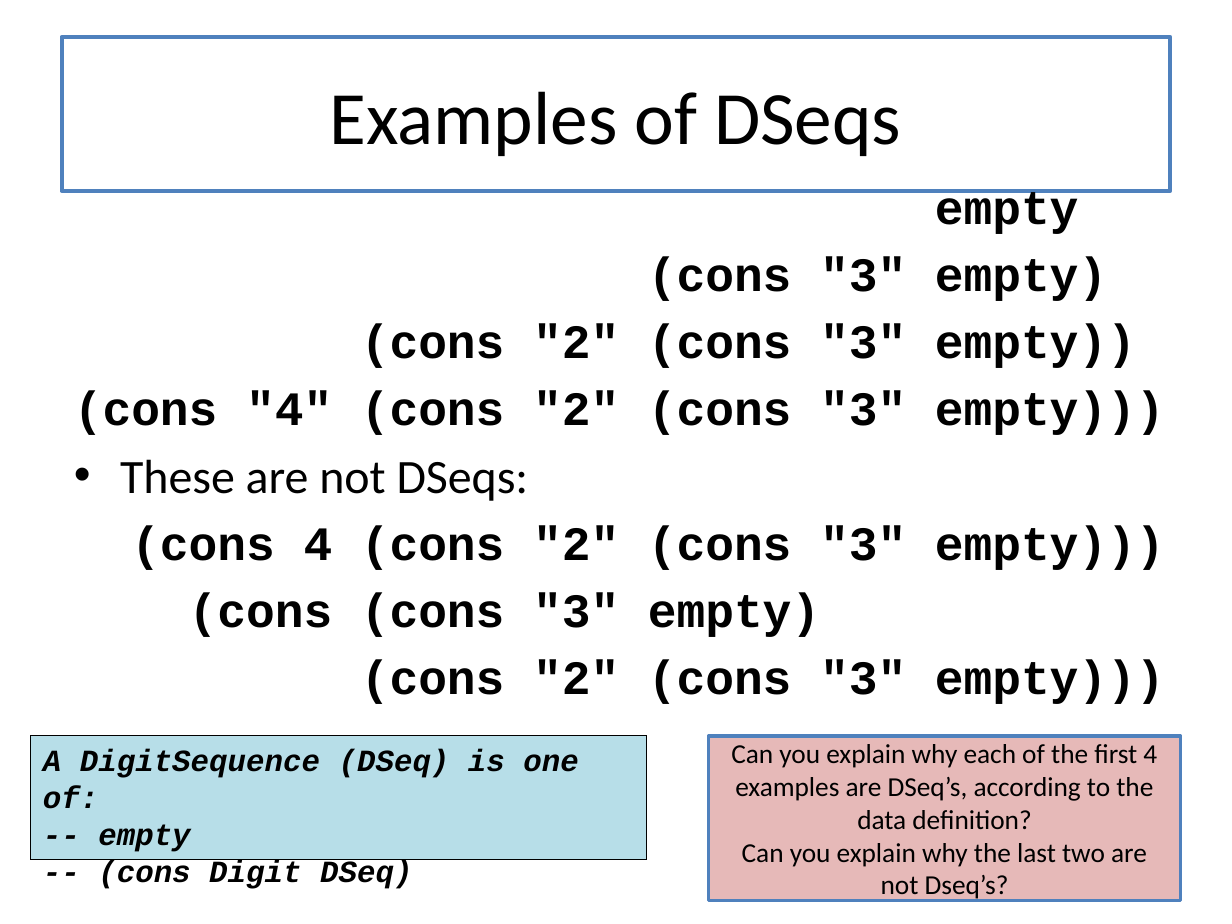
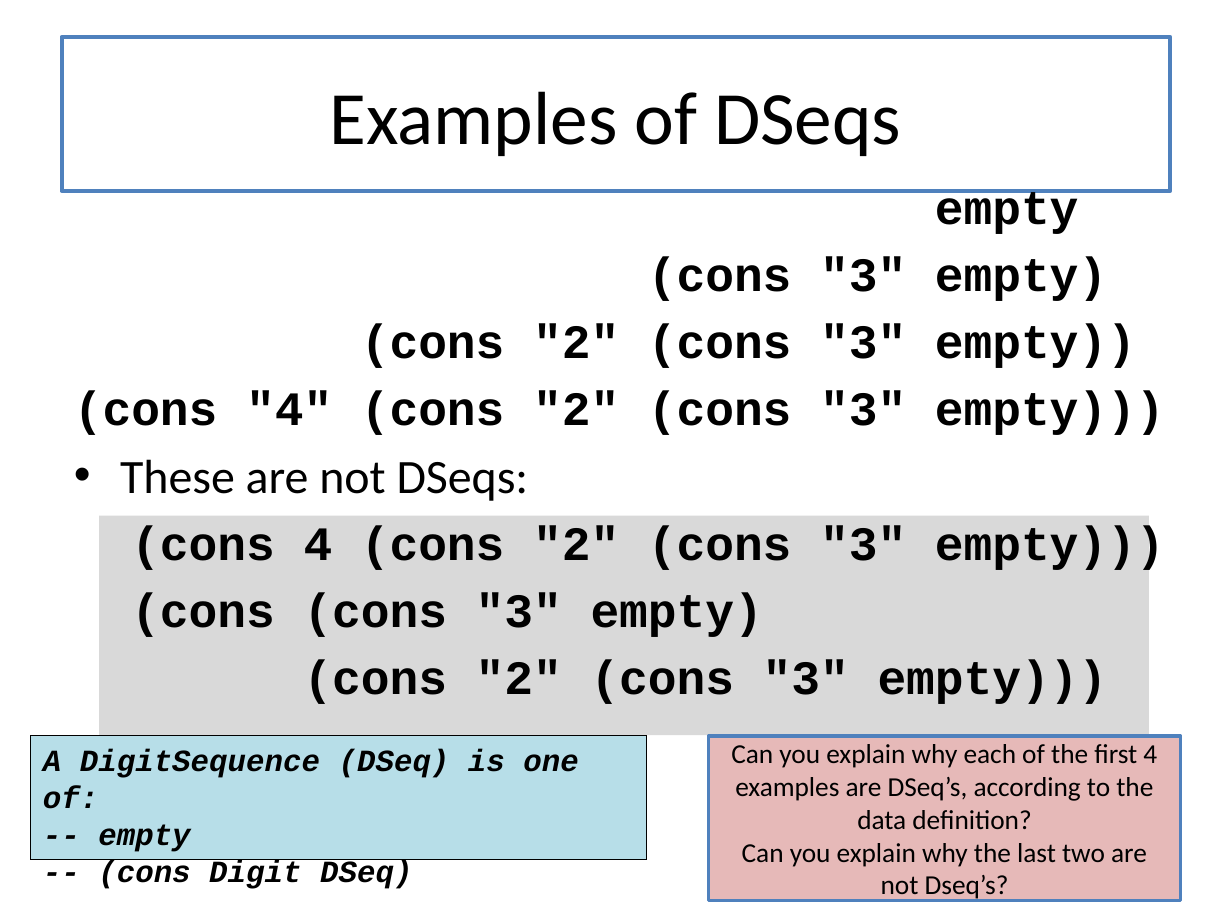
Before and after one commit to mwand/cs5010f17, a slide deck: slide 10 of Slides/Lesson 4.1 Lists.pptx. Drawn at 1232x924 pixels with LibreOffice and Linux fonts; fonts in the diff are those of the drawing. Boxes give left, top, right and bottom in pixels: in the first picture for what was removed or moved away, otherwise in the second. Text is boxed around its words. In the diff, an @@ line names an element or a change of style, - is before the commit and + after.

```diff
--- a/Slides/Lesson 4.1 Lists.pptx
+++ b/Slides/Lesson 4.1 Lists.pptx
@@ rectangle added at box(99, 515, 1148, 734), fill #D9D9D9 @@
```
Also in this commit, not shown: 5 other files.
